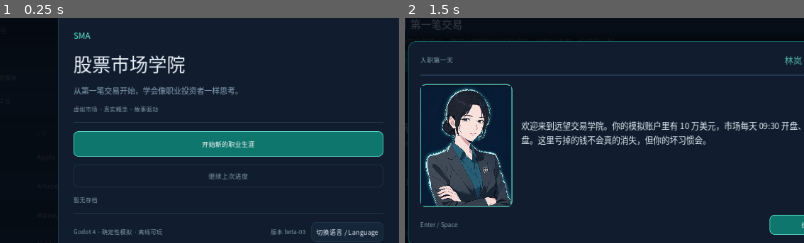
Above: before the commit, frames 1-2 (left to right).
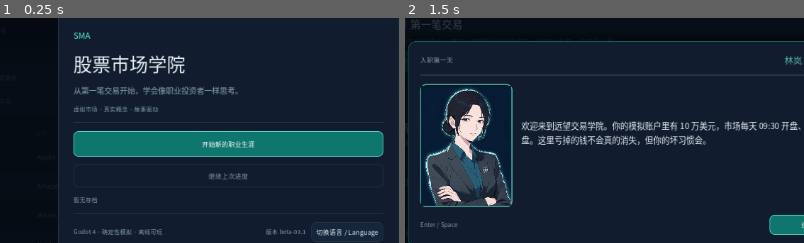
Above: after the commit, the same moments.

Repository: SGhunter666/Stock_Tutorial_Godot
Game: Godot game, scene res://ui/main.tscn
Same seed, same stepped clock (60 frames per second), same inputs: the game is played once before the commit and once after it.
Inputs (mouse positions are % of the whole screen's width and height, from its top left):
- Up to frame 1 (0.25 s): no input
- Up to frame 2 (1.5 s): click (26, 25) at 0.52 s; type "12" at 0.6 s; click "开始新的职业生涯" at 1.25 s
The pictures show only the part of the screen within x 21-71%, y 22-72%; the shares and areas given below are measured in that part.

The runs differ from the first frame. In frame 1, 0.1% of the frame differs, in the area x 66-77%, y 93-97%; in frame 2, nothing differs.

Commit message:
chore: prepare beta-03.1 Windows release

Diff:
--- a/project.godot
+++ b/project.godot
@@ -5,7 +5,7 @@
 [application]
 
 config/name="Stock Market Academy"
-config/version="beta-03"
+config/version="beta-03.1"
 config/description="Bilingual financial education and trading simulation with an event-driven story layer."
 config/icon="res://assets/icon.png"
 run/main_scene="res://ui/main.tscn"
Not shown, changed: export_presets.cfg
Not shown, changed: CHANGELOG.md
